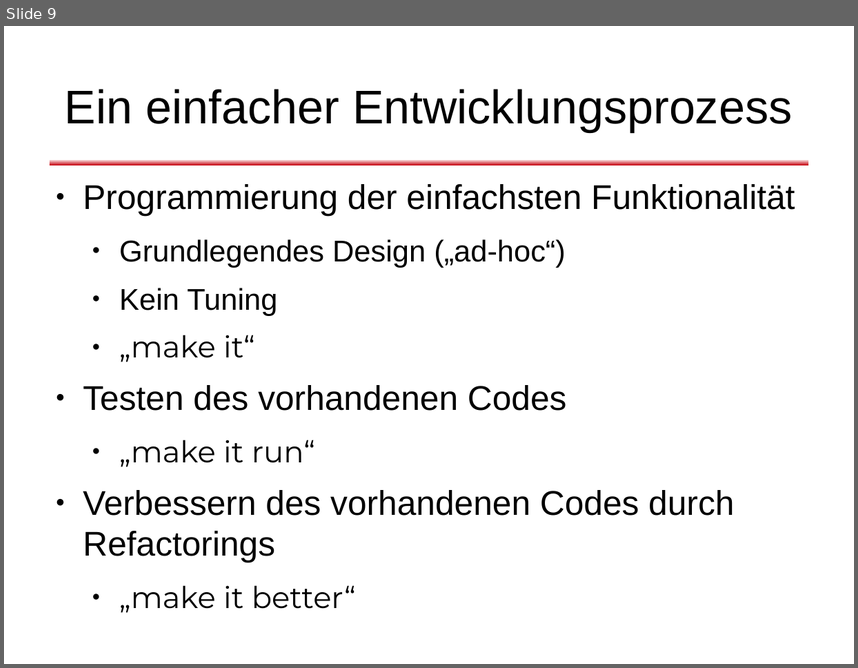
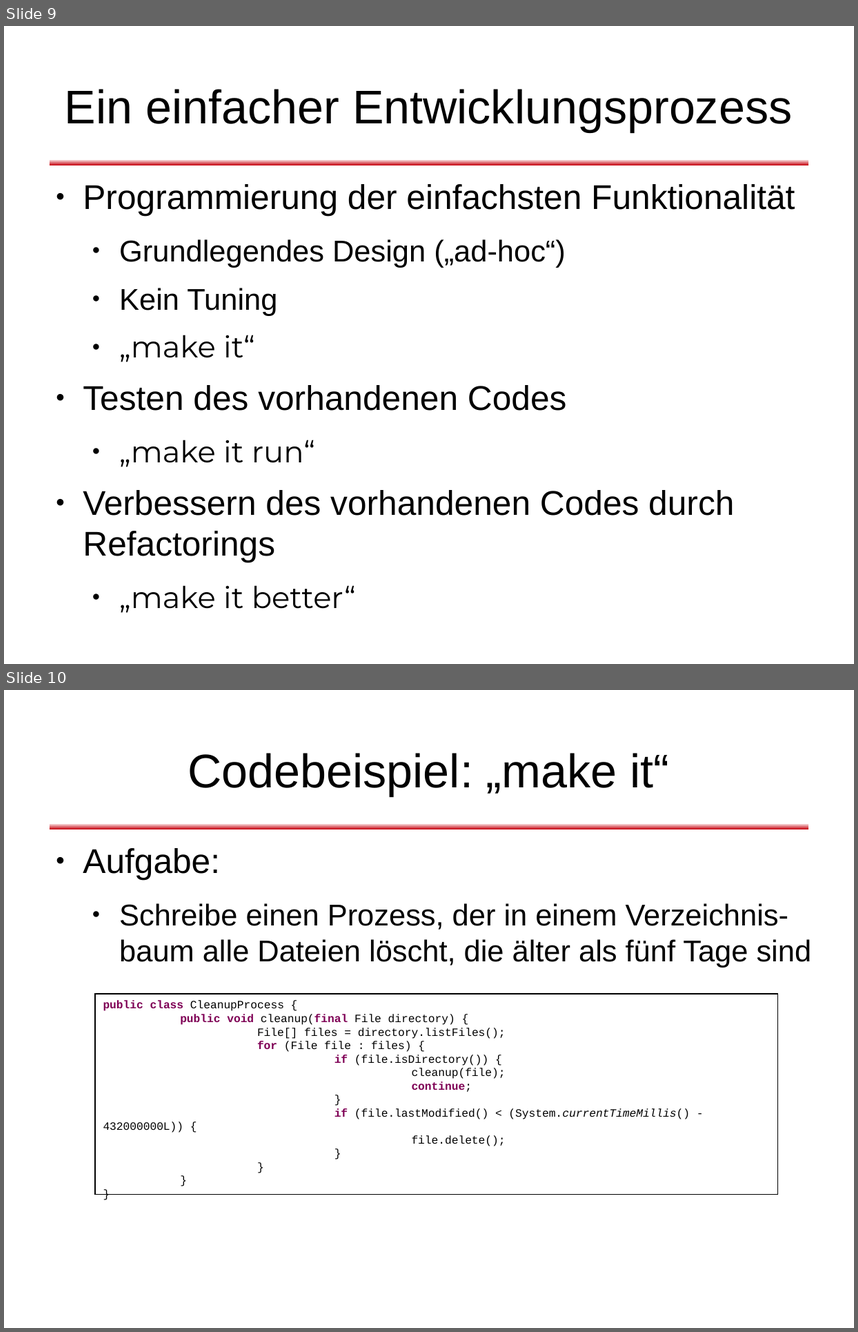
Before and after one commit to dlindner/vorlesung-se2-dhbw, a slide deck: added_2010/Refactoring (2010).odp. Shown one above the other, each under a label of ours: slide 9 before the commit, slides 9 and 10 after it. The pictures are 858x668 and 858x1332 pixels, drawn with LibreOffice and Linux fonts; fonts in the diff are those of the drawing; background and template pictures are left out. Boxes give left, top, right and bottom in pixels: in the first picture for what was removed or moved away, otherwise in the second. Text is boxed around its words. In the diff, an @@ line names an element or a change of style, - is before the commit and + after.

```diff
--- a/added_2010/Refactoring (2010).odp
+++ b/added_2010/Refactoring (2010).odp
@@ slide 10 added at [4,690,854,1328], background #FFFFFF; not listed: 1 template element that a slide beside it also shows @@
@@ title added at [188,753,670,796], 44 pt, text #000000 @@
+Codebeispiel: „make it“
@@ text added at [83,848,812,967], 28 pt, text #000000 @@
+● Aufgabe:
+  ● Schreibe einen Prozess, der in einem Verzeichnis-baum alle Dateien löscht, die älter als fünf Tage sind
@@ rectangle added at [95,994,778,1194], fill #FFFFFF, outline #000000 0.74 pt, 10.5 pt, text #000000 @@
+public class CleanupProcess {
+public void cleanup(final File directory) {
+File[] files = directory.listFiles();
+for (File file : files) {
+if (file.isDirectory()) {
+cleanup(file);
+continue;
+}
+if (file.lastModified() < (System.currentTimeMillis() - 432000000L)) {
+file.delete();
+}
+}
+}
+}
```
Also in this commit, not shown: 1 slide changed, 6 other slides added.
